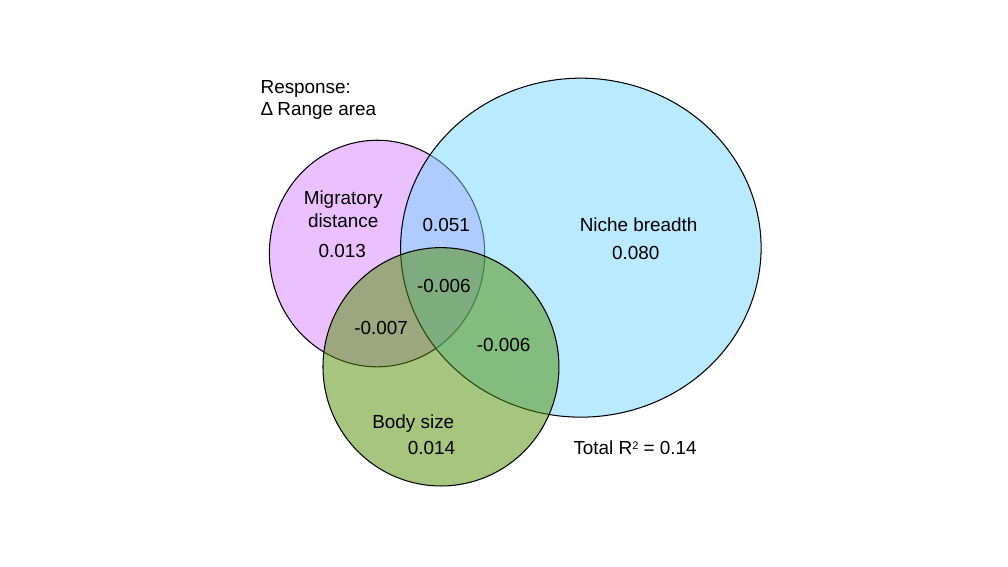
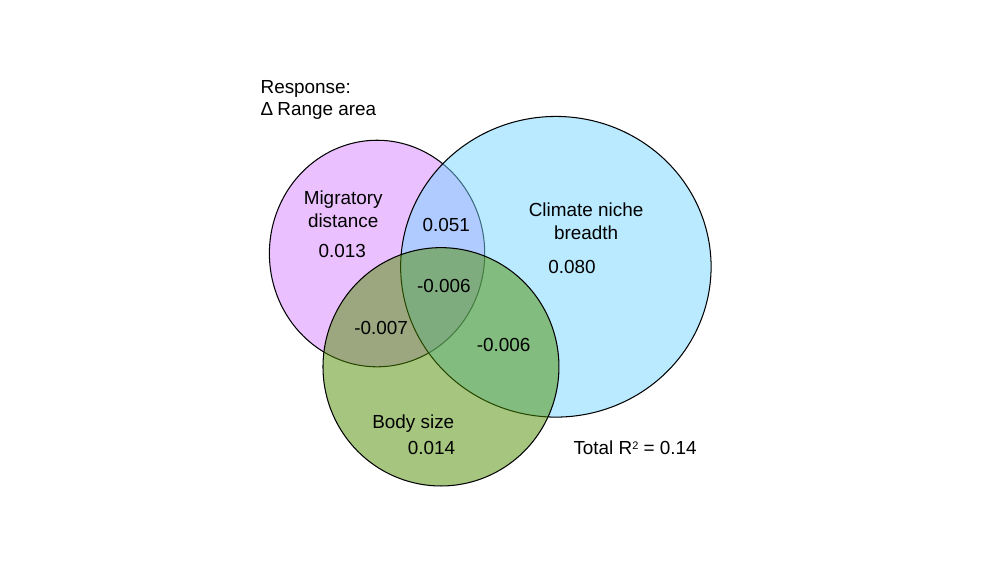
Before and after one commit to zahraddeen1/avian-range-shifts, a slide deck: slide 5 of figures/sem_venn_figures.pptx (slide 3 before the commit). Drawn at 1008x567 pixels with LibreOffice and Linux fonts; fonts in the diff are those of the drawing. Boxes give left, top, right and bottom in pixels: in the first picture for what was removed or moved away, otherwise in the second. Text is boxed around its words. In the diff, an @@ line names an element or a change of style, - is before the commit and + after.

```diff
--- a/figures/sem_venn_figures.pptx
+++ b/figures/sem_venn_figures.pptx
@@ ellipse: place and size @@
-ellipse at [401, 78, 761, 417]
+ellipse at [401, 116, 712, 417]
@@ text at [529, 202, 643, 239]: text changed @@
-Niche breadth
+Climate niche breadth
@@ text "0.080": place and size @@
-text "0.080" at [612, 245, 659, 259]
+text "0.080" at [548, 259, 595, 274]
```
Also in this commit, not shown: 2 other slides changed, 2 slides added, 5 other files.
